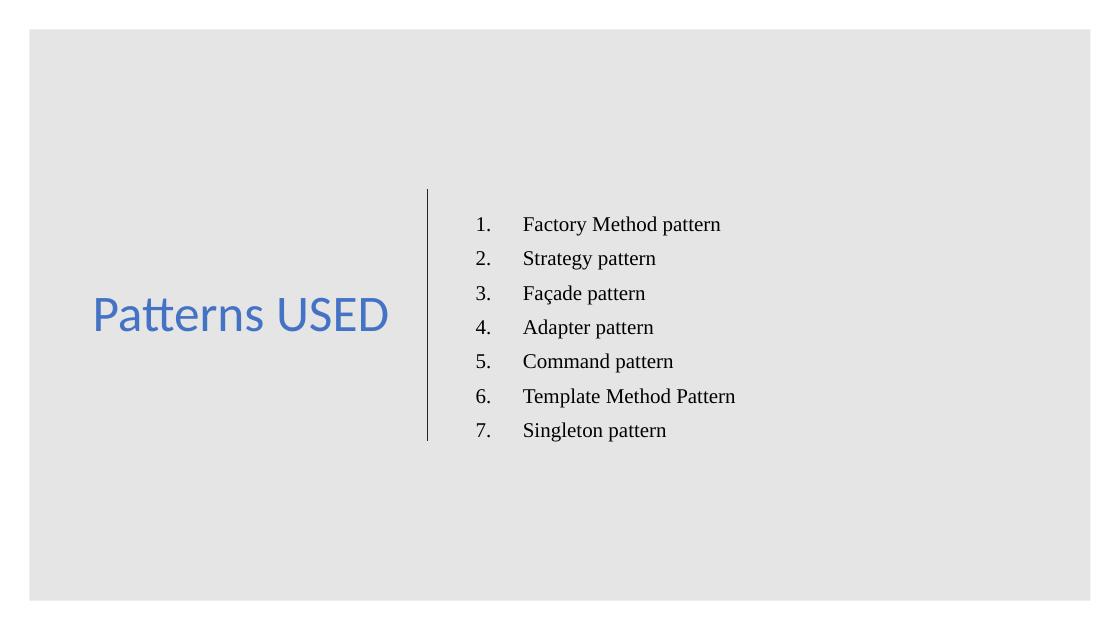
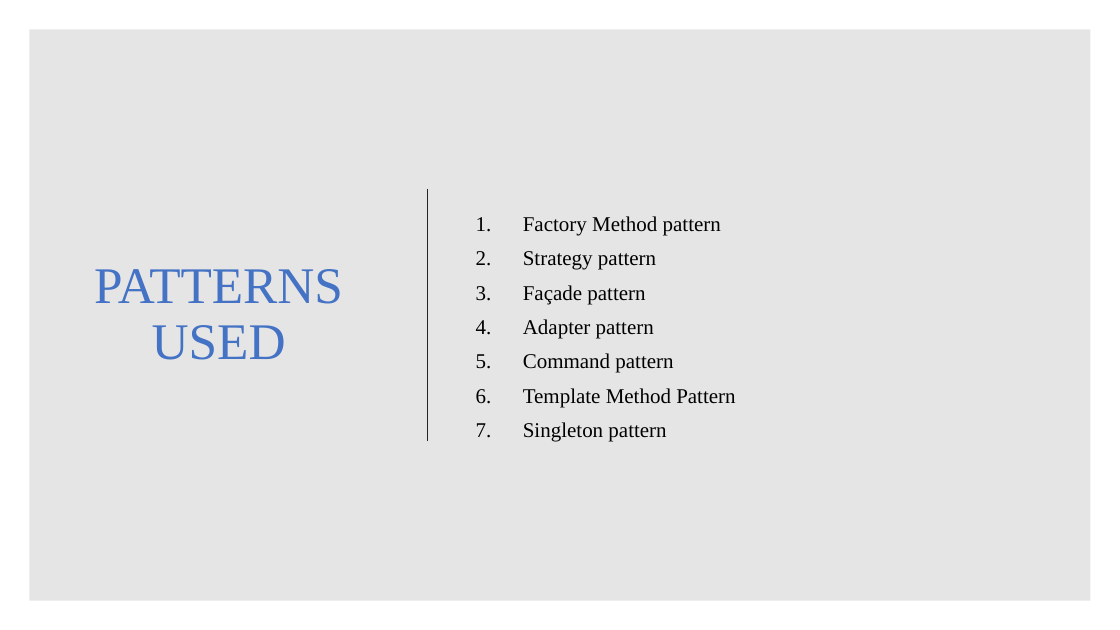
Before and after one commit to asdprojectlibrary/FrameworkLibraryProject, a slide deck: slide 7 of FinalLibraryFrameworkDesignDocument.pptx. Drawn at 1120x630 pixels with LibreOffice and Linux fonts; fonts in the diff are those of the drawing. Boxes give left, top, right and bottom in pixels: in the first picture for what was removed or moved away, otherwise in the second. Text is boxed around its words. In the diff, an @@ line names an element or a change of style, - is before the commit and + after.

```diff
--- a/FinalLibraryFrameworkDesignDocument.pptx
+++ b/FinalLibraryFrameworkDesignDocument.pptx
@@ title at box(94, 269, 343, 360): text changed; font Calibri to Times New Roman @@
-Patterns USED
+PATTERNS USED
```
Also in this commit, not shown: 12 other slides changed.
